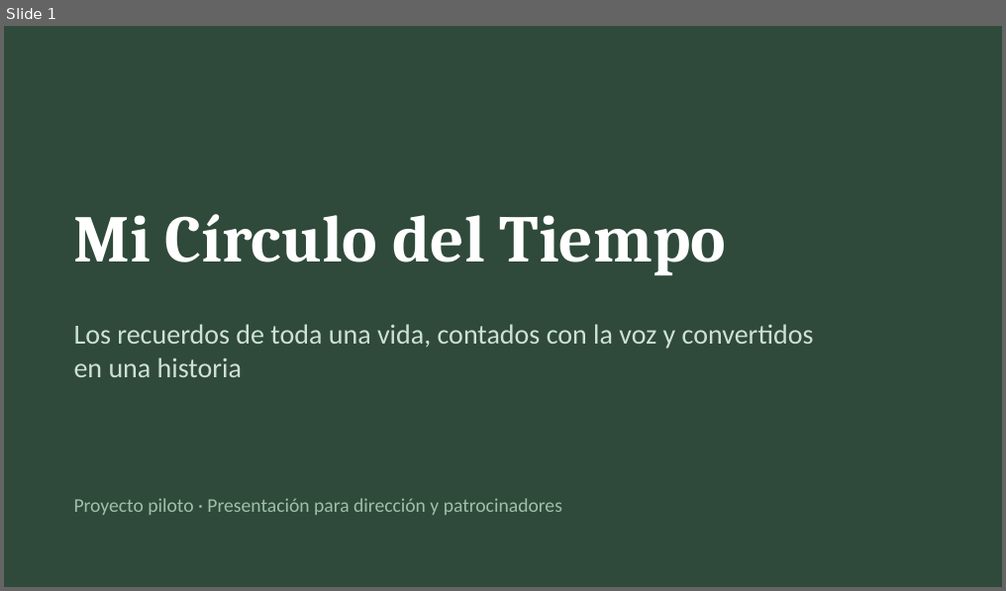
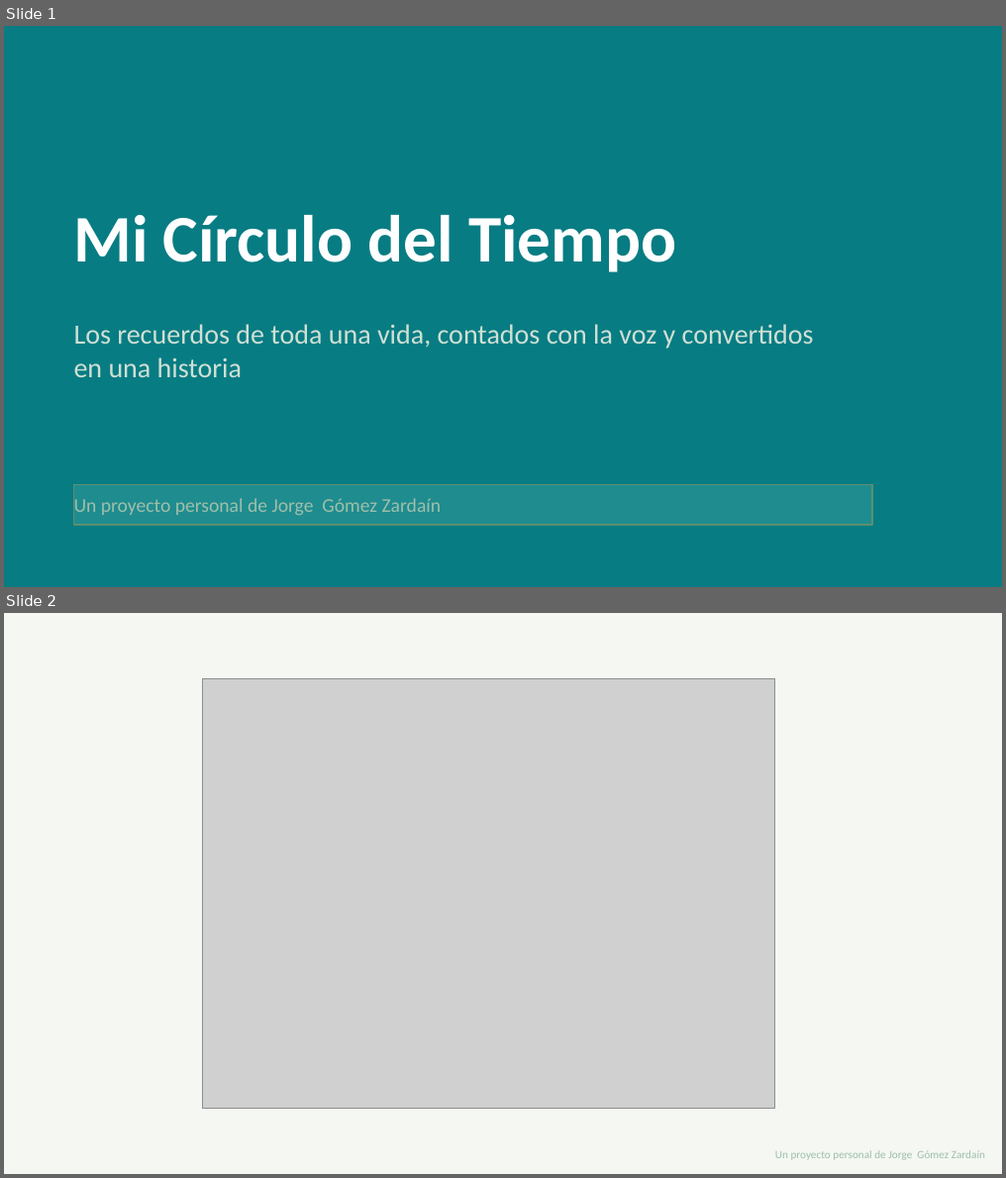
Before and after one commit to jgzmac/mis-memorias-de-oro, a slide deck: docs/Mi-Circulo-del-Tiempo-presentacion.pptx. Shown one above the other, each under a label of ours: slide 1 before the commit, slides 1 and 2 after it. The pictures are 1006x591 and 1006x1178 pixels, drawn with LibreOffice and Linux fonts; fonts in the diff are those of the drawing; grey boxes stand for pictures. Boxes give left, top, right and bottom in pixels: in the first picture for what was removed or moved away, otherwise in the second. Text is boxed around its words. In the diff, an @@ line names an element or a change of style, - is before the commit and + after.

Commit message:
versión 2.1.3 - Añadidos textos y anotaciones de propiedad intelectual a nombre de Jorge Gómez Zardaín

```diff
--- a/docs/Mi-Circulo-del-Tiempo-presentacion.pptx
+++ b/docs/Mi-Circulo-del-Tiempo-presentacion.pptx
@@ slide 2 added at [4,613,1002,1174], background #FFFFFF @@
@@ rounded rectangle added at [4,613,1002,1173], fill #F4F7F2 @@
@@ picture added at [203,679,775,1109] @@
@@ text added at [775,1151,985,1160], 8 pt, text #9FBFAA @@
+Un proyecto personal de Jorge Gómez Zardaín
@@ slide 1 changed as well @@
@@ background #2F4A3A to #087C83 @@
@@ text "Mi Círculo del Tiempo" at [74,215,676,273]: font Cambria to Calibri @@
@@ text in rectangle at [74,498,442,516]: text changed @@
-Proyecto piloto · Presentación para dirección y patrocinadores
+Un proyecto personal de Jorge Gómez Zardaín
@@ rectangle "Un proyecto personal de Jorge ...": place and size @@
-rectangle "Un proyecto personal de Jorge ..." at [74,498,562,515]
+rectangle "Un proyecto personal de Jorge ..." at [74,485,872,525]
@@ rectangle "Un proyecto personal de Jorge ..." at [74,485,872,525]: fill none to #1F8C8F; outline none to #5E8F6E 1 pt @@
```
Also in this commit, not shown: 7 other slides changed, 1 other slide added, 28 other files.
